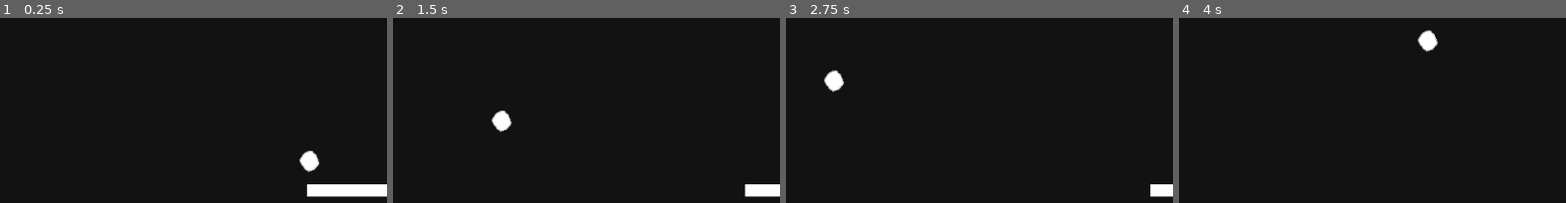
Above: before the commit, frames 1-4 (left to right).
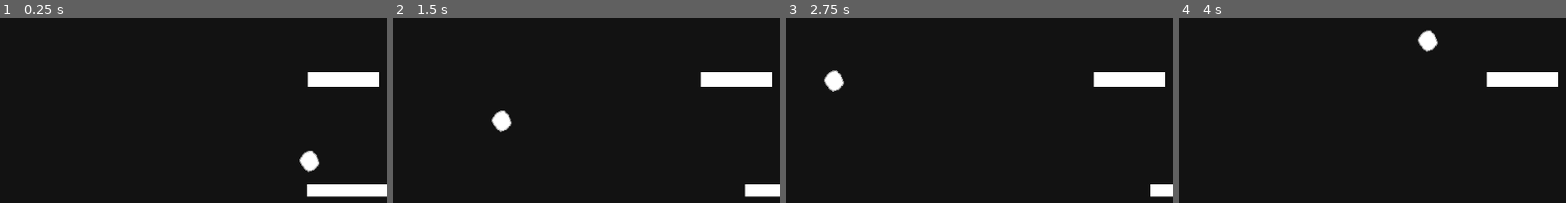
Above: after the commit, the same moments.

Repository: micaelmaciel/Breakout
Game: Godot game, scene res://Scenes/arena.tscn
Two runs of this game, one before a commit and one after it. Both use one fixed random seed, a clock stepped at 60 frames per second and the inputs below.
Inputs:
- Up to frame 1 (0.25 s): no input
- Up to frame 2 (1.5 s): hold Right (p1Right) 0.53-1.28 s; hold Left (p1Left) from 1.28 s (still down)
- Up to frame 3 (2.75 s): release Left (p1Left) at 2.03 s; hold Right (p1Right) from 2.03 s (still down)
- Up to frame 4 (4 s): release Right (p1Right) at 3.53 s; hold Left (p1Left) from 3.53 s (still down)
The pictures show only the part of the screen within x 4-53%, y 50-100%; the shares and areas given below are measured in that part.

The runs differ from the first frame. In frame 1, 1.5% of the frame differs, in the area x 79-98%, y 29-38%; in frame 2, 1.5%; in frame 3, 1.5%; in frame 4, 1.5%.

Commit message:
Update arena.tscn and player.tscn

Diff:
--- a/Scenes/arena.tscn
+++ b/Scenes/arena.tscn
@@ -1,7 +1,8 @@
-[gd_scene load_steps=5 format=3 uid="uid://bq5eod1xymfy2"]
+[gd_scene load_steps=6 format=3 uid="uid://bq5eod1xymfy2"]
 
 [ext_resource type="PackedScene" uid="uid://brki1073l5dtk" path="res://Scenes/player.tscn" id="1_e4ww5"]
 [ext_resource type="PackedScene" uid="uid://hcvq82qcvcle" path="res://Scenes/ball.tscn" id="2_a0opv"]
+[ext_resource type="PackedScene" uid="uid://dh6uu3pao8xsa" path="res://Scenes/brick.tscn" id="3_k4cya"]
 
 [sub_resource type="RectangleShape2D" id="RectangleShape2D_u1iue"]
 size = Vector2(14, 555)
@@ -33,3 +34,6 @@
 [node name="CollisionShape2D3" type="CollisionShape2D" parent="Walls"]
 position = Vector2(480.5, -10)
 shape = SubResource("RectangleShape2D_sfdx3")
+
+[node name="Brick" parent="." instance=ExtResource("3_k4cya")]
+position = Vector2(457, 347)
--- /dev/null
+++ b/Scenes/brick.tscn
@@ -0,0 +1,18 @@
+[gd_scene load_steps=3 format=3 uid="uid://dh6uu3pao8xsa"]
+
+[ext_resource type="Texture2D" uid="uid://c35nbcbea5prb" path="res://Assets/Sprites/paddle.png" id="1_fcj1n"]
+
+[sub_resource type="RectangleShape2D" id="RectangleShape2D_ofu4k"]
+size = Vector2(87, 18)
+
+[node name="Brick" type="StaticBody2D" groups=["brick"]]
+
+[node name="Sprite2D" type="Sprite2D" parent="."]
+position = Vector2(0.534396, -0.65703)
+rotation = 1.5708
+scale = Vector2(1.38446, 2.72044)
+texture = ExtResource("1_fcj1n")
+
+[node name="CollisionShape2D" type="CollisionShape2D" parent="."]
+position = Vector2(0.5, 0)
+shape = SubResource("RectangleShape2D_ofu4k")
--- a/Scenes/player.tscn
+++ b/Scenes/player.tscn
@@ -4,19 +4,19 @@
 [ext_resource type="Script" path="res://Scripts/player.gd" id="1_ww2yq"]
 
 [sub_resource type="RectangleShape2D" id="RectangleShape2D_midgk"]
-size = Vector2(84.9893, 31.5258)
+size = Vector2(84.9892, 31.5258)
 
 [node name="Player" type="CharacterBody2D"]
 collision_mask = 8
 script = ExtResource("1_ww2yq")
 
 [node name="Sprite2D" type="Sprite2D" parent="."]
-position = Vector2(-0.199421, 0.222322)
+position = Vector2(0.0658875, 0.222321)
 rotation = -1.5708
-scale = Vector2(1.2014, 3.17504)
+scale = Vector2(1.2014, 3.19162)
 texture = ExtResource("1_8n4sl")
 
 [node name="CollisionShape2D" type="CollisionShape2D" parent="."]
-position = Vector2(0.00651169, -0.451292)
+position = Vector2(0.00646363, -0.451292)
 scale = Vector2(1.2, 0.5)
 shape = SubResource("RectangleShape2D_midgk")
--- a/Scripts/ball.gd
+++ b/Scripts/ball.gd
@@ -12,10 +12,17 @@
     velocity = Vector2(randomDirectionX, -1).normalized()
     velocity *= initialSpeed
 
+func react_collision(collision: KinematicCollision2D) -> void:
+    var collider: Node = collision.get_collider()
+
+    if (collider.is_in_group("brick")):
+        collider.queue_free.call_deferred()
+
 func _ready() -> void:
     initialize_ball()
 
-func _physics_process(delta) -> void:
+func _physics_process(delta: float) -> void:
     var collision: KinematicCollision2D = move_and_collide(velocity * delta)
     if (collision):
         bounce_ball(collision)
+        react_collision(collision)
--- a/project.godot
+++ b/project.godot
@@ -14,6 +14,10 @@
 run/main_scene="res://Scenes/arena.tscn"
 config/features=PackedStringArray("4.2", "Mobile")
 config/icon="res://icon.svg"
+
+[debug]
+
+gdscript/warnings/untyped_declaration=1
 
 [display]
 
